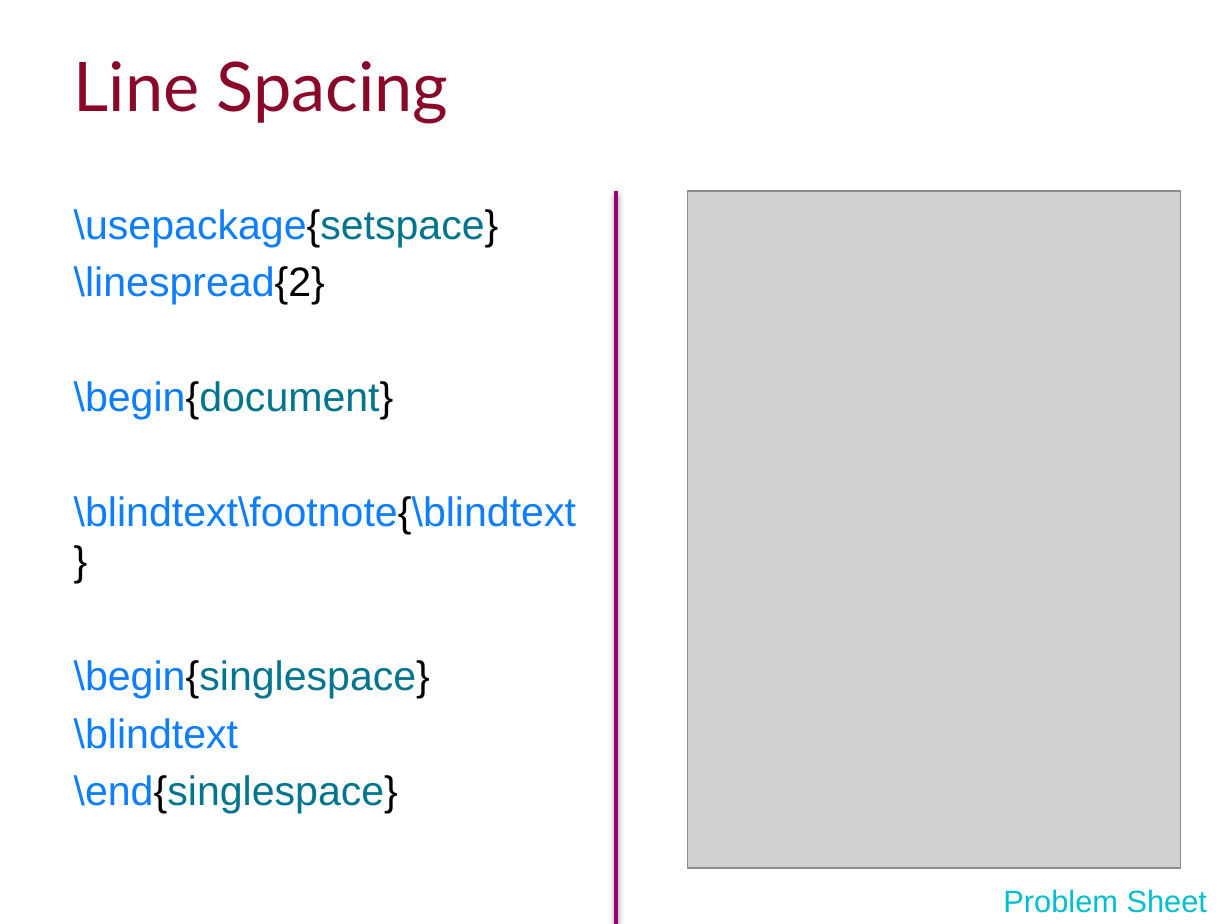
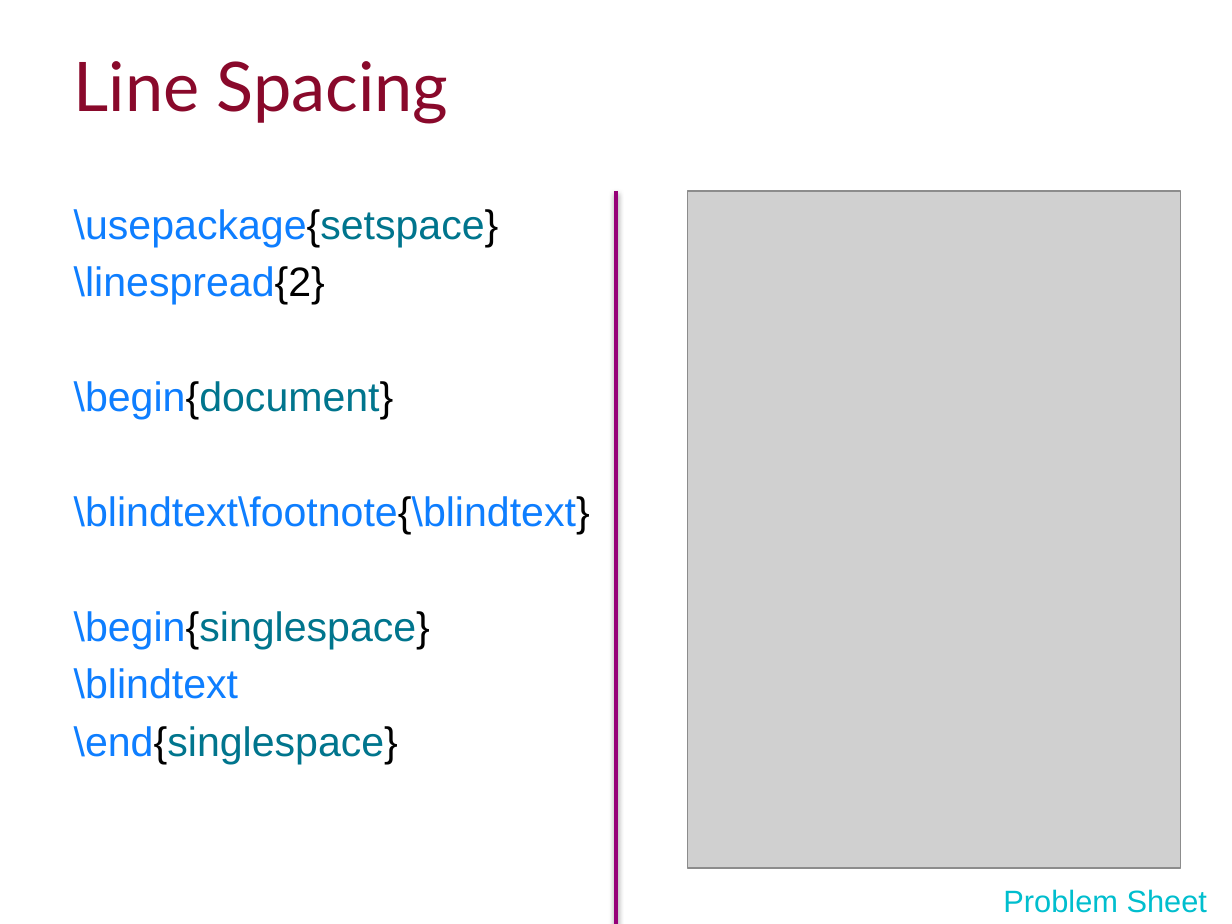
Before and after one commit to ImperialCollegeLondon/RCDS-writing-theses-in-latex, a slide deck: slide 11 of Writing Theses in Latex Slides.pptx. Drawn at 1232x924 pixels with LibreOffice and Linux fonts; fonts in the diff are those of the drawing; grey boxes stand for pictures; background and template pictures are left out. Boxes give left, top, right and bottom in pixels: in the first picture for what was removed or moved away, otherwise in the second. Text is boxed around its words. In the diff, an @@ line names an element or a change of style, - is before the commit and + after.

```diff
--- a/Writing Theses in Latex Slides.pptx
+++ b/Writing Theses in Latex Slides.pptx
@@ text "\usepackage{setspace}" rewrapped from box(74, 209, 576, 813) to box(74, 209, 590, 764) @@
```
Also in this commit, not shown: 9 other slides changed, 1 slide added, 4 slides removed, 3 other files.
